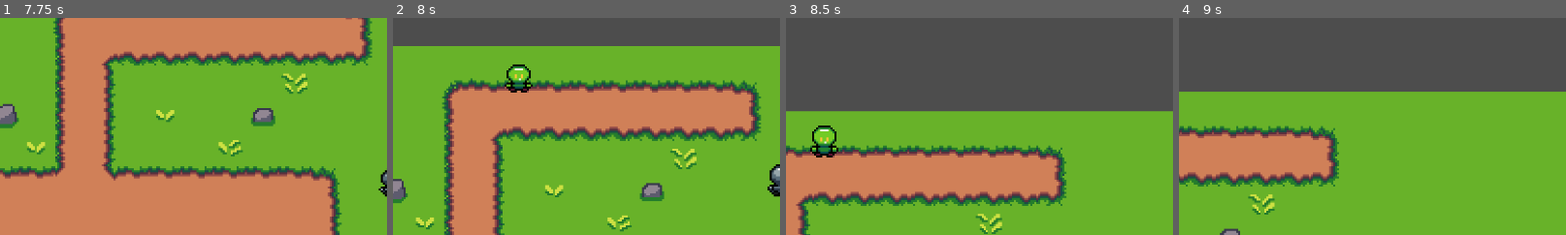
Above: before the commit, frames 1-4 (left to right).
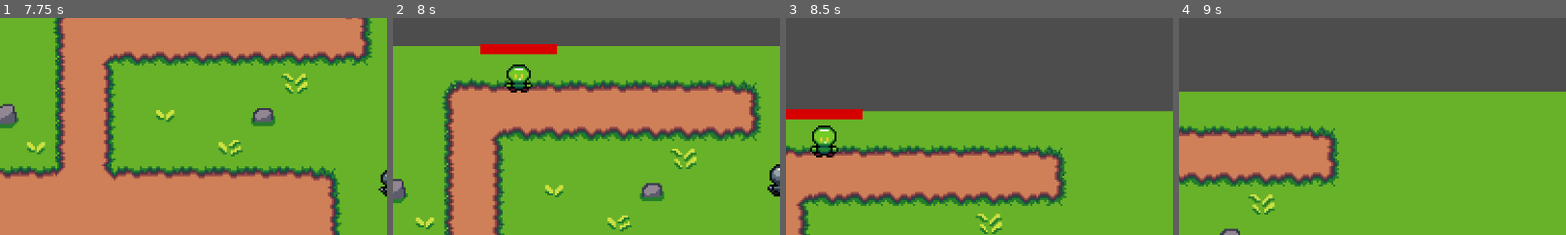
Above: after the commit, the same moments.

Repository: boothe0/CS386GodotProject
Game: Godot game, scene res://scenes/title_screen.tscn
Same seed, same stepped clock (60 frames per second), same inputs: the game is played once before the commit and once after it.
Inputs (mouse positions are % of the whole screen's width and height, from its top left):
- Up to frame 1 (7.75 s): click "Start" at 0.5 s; move the mouse to (72, 45) at 1.27 s; hold D (move_right) 1.28-2.03 s; click (72, 45) at 1.35 s; move the mouse to (30, 55) at 2.02 s; hold S (move_down) 2.03-2.78 s; tap Space (dodge) at 2.1, 7.35 s; move the mouse to (60, 28) at 2.77 s; hold D (move_right) 2.78-3.53 s; right-click (60, 28) at 2.85 s; move the mouse to (45, 70) at 3.52 s; hold W (move_up) 3.53-4.28 s; tap F (use_potion) at 3.6 s; move the mouse to (80, 65) at 4.27 s; hold A (move_left) 4.28-5.78 s; tap Z (use_potion_1) at 4.35 s; move the mouse to (20, 35) at 5.02 s; tap X (use_potion_2) at 5.1 s; move the mouse to (55, 50) at 5.77 s; hold S (move_down) 5.78-6.53 s; tap C (use_potion_3) at 5.85 s; move the mouse to (35, 25) at 6.52 s; hold D (move_right) 6.53-7.28 s; click (35, 25) at 6.6 s; move the mouse to (72, 45) at 7.27 s; hold W (move_up) from 7.28 s (still down)
- Up to frame 2 (8 s): keep holding W (move_up)
- Up to frame 3 (8.5 s): move the mouse to (30, 55) at 8.02 s; release W (move_up) at 8.03 s; hold D (move_right) from 8.03 s (still down); right-click (30, 55) at 8.1 s
- Up to frame 4 (9 s): move the mouse to (60, 28) at 8.77 s; release D (move_right) at 8.78 s; hold S (move_down) from 8.78 s (still down); tap F (use_potion) at 8.85 s
The pictures show only the part of the screen within x 0-50%, y 0-50%; the shares and areas given below are measured in that part.

Frame 1 is identical in both runs. In frame 2, 1.0% of the frame differs, in the area x 22-43%, y 12-17%; in frame 3, 1.0%; in frame 4, nothing differs.

Commit message:
fixed enemy health bars not showing

Diff:
--- a/cs386gameproject/scenes/enemy.tscn
+++ b/cs386gameproject/scenes/enemy.tscn
@@ -1,7 +1,8 @@
-[gd_scene load_steps=23 format=3 uid="uid://d1he61wxuea23"]
+[gd_scene load_steps=26 format=3 uid="uid://d1he61wxuea23"]
 
 [ext_resource type="Script" path="res://scripts/enemy.gd" id="1_hfuff"]
 [ext_resource type="Texture2D" uid="uid://sjiaenrl1wqh" path="res://assets/16x16 Magical Forest Asset Pack/Characters/GoblinCharacter-Idle.png" id="2_wqalq"]
+[ext_resource type="Script" path="res://scripts/EnemyHealthBar.gd" id="3_hi8vk"]
 
 [sub_resource type="CapsuleShape2D" id="CapsuleShape2D_bstlm"]
 radius = 7.0
@@ -167,6 +168,12 @@
 
 [sub_resource type="CircleShape2D" id="CircleShape2D_yg8bk"]
 radius = 11.0
+
+[sub_resource type="StyleBoxFlat" id="StyleBoxFlat_c7vkb"]
+bg_color = Color(0.114897, 0.114897, 0.114897, 1)
+
+[sub_resource type="StyleBoxFlat" id="StyleBoxFlat_2gjpx"]
+bg_color = Color(0.842635, 3.56168e-06, 4.81307e-07, 1)
 
 [node name="Enemy" type="CharacterBody2D" groups=["enemies"]]
 collision_layer = 4
@@ -194,6 +201,18 @@
 [node name="CollisionShape2D" type="CollisionShape2D" parent="AttackArea"]
 shape = SubResource("CircleShape2D_yg8bk")
 
+[node name="ProgressBar" type="ProgressBar" parent="."]
+offset_left = -19.0
+offset_top = -16.0
+offset_right = 19.0
+offset_bottom = -11.0
+theme_override_styles/background = SubResource("StyleBoxFlat_c7vkb")
+theme_override_styles/fill = SubResource("StyleBoxFlat_2gjpx")
+max_value = 3.0
+value = 3.0
+show_percentage = false
+script = ExtResource("3_hi8vk")
+
 [connection signal="body_entered" from="DetectionArea" to="." method="_on_detection_area_body_entered"]
 [connection signal="body_exited" from="DetectionArea" to="." method="_on_detection_area_body_exited"]
 [connection signal="body_entered" from="AttackArea" to="." method="_on_attack_area_body_entered"]
